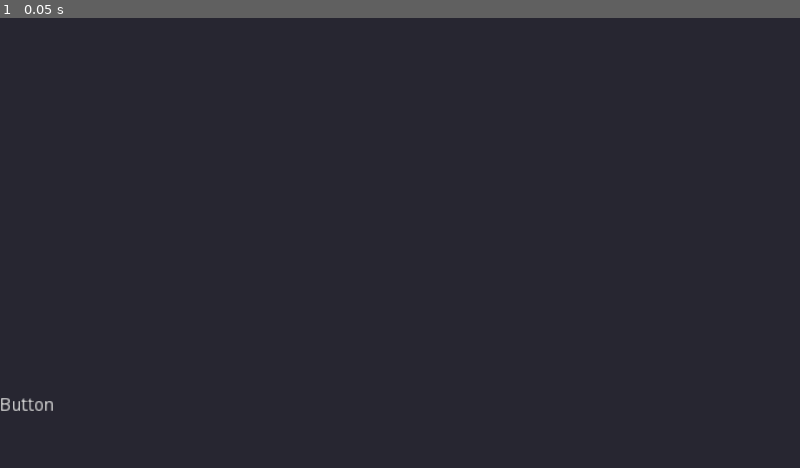
Above: before the commit, frame 1.
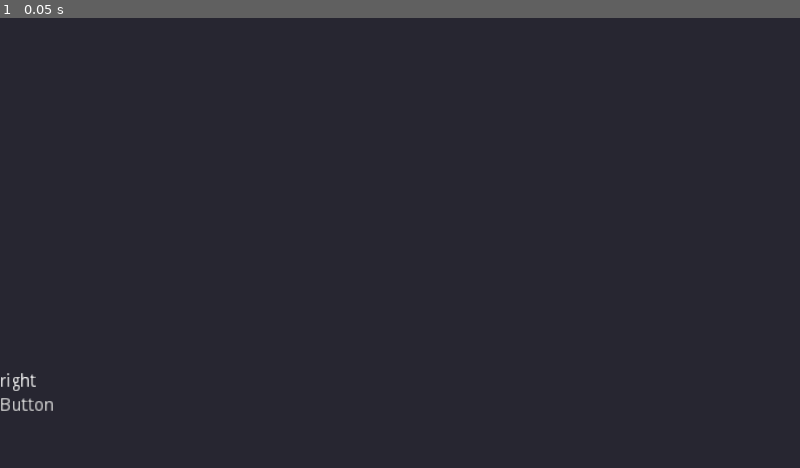
Above: after the commit, the same moment.

Repository: Smartkin/i-wanna-go-through-time-game-jam-edition
Game: Godot game, scene res://Scenes/UI/StyledButtonCheckbox.tscn
Same seed, same stepped clock (60 frames per second), same inputs: the game is played once before the commit and once after it. This scene is started directly instead of the project's main scene. Sound files missing from this copy of the repository are replaced by a short silence.
Inputs:
- Up to frame 1 (0.05 s): no input

The runs differ from the first frame. In frame 1, less than 0.1% of the frame differs, in the area x 0-5%, y 78-83%.

Commit message:
Fixed keybind labels being hidden

Diff:
--- a/Rooms/Options.tscn
+++ b/Rooms/Options.tscn
@@ -48,7 +48,7 @@
 
 [node name="MarginContainer" type="MarginContainer" parent="ScrollContainer"]
 margin_right = 592.0
-margin_bottom = 506.0
+margin_bottom = 665.0
 size_flags_horizontal = 3
 size_flags_vertical = 3
 custom_constants/margin_right = 130
@@ -61,7 +61,7 @@
 margin_left = 130.0
 margin_top = 50.0
 margin_right = 462.0
-margin_bottom = 456.0
+margin_bottom = 615.0
 size_flags_horizontal = 3
 size_flags_vertical = 3
 custom_styles/tab_fg = SubResource( 1 )
@@ -82,16 +82,16 @@
 
 [node name="MusicCheckbox" type="CheckBox" parent="ScrollContainer/MarginContainer/OptionsTabs/MainOptionsTab"]
 margin_right = 332.0
-margin_bottom = 25.0
+margin_bottom = 47.0
 hint_tooltip = "Turn music on/off"
 size_flags_vertical = 3
 text = "Music"
 expand_icon = true
 
 [node name="MasterVolumeContainer" type="HBoxContainer" parent="ScrollContainer/MarginContainer/OptionsTabs/MainOptionsTab"]
-margin_top = 45.0
-margin_right = 332.0
-margin_bottom = 62.0
+margin_top = 67.0
+margin_right = 332.0
+margin_bottom = 84.0
 custom_constants/separation = 10
 
 [node name="MasterVolume" type="Label" parent="ScrollContainer/MarginContainer/OptionsTabs/MainOptionsTab/MasterVolumeContainer"]
@@ -121,9 +121,9 @@
 value = 1.0
 
 [node name="MusicVolumeContainer" type="HBoxContainer" parent="ScrollContainer/MarginContainer/OptionsTabs/MainOptionsTab"]
-margin_top = 82.0
-margin_right = 332.0
-margin_bottom = 99.0
+margin_top = 104.0
+margin_right = 332.0
+margin_bottom = 121.0
 custom_constants/separation = 10
 
 [node name="MusicVolume" type="Label" parent="ScrollContainer/MarginContainer/OptionsTabs/MainOptionsTab/MusicVolumeContainer"]
@@ -152,9 +152,9 @@
 value = 1.0
 
 [node name="SfxVolumeContainer" type="HBoxContainer" parent="ScrollContainer/MarginContainer/OptionsTabs/MainOptionsTab"]
-margin_top = 119.0
-margin_right = 332.0
-margin_bottom = 136.0
+margin_top = 141.0
+margin_right = 332.0
+margin_bottom = 158.0
 custom_constants/separation = 10
 
 [node name="SfxVolume" type="Label" parent="ScrollContainer/MarginContainer/OptionsTabs/MainOptionsTab/SfxVolumeContainer"]
@@ -183,27 +183,27 @@
 value = 1.0
 
 [node name="FullscreenCheckbox" type="CheckBox" parent="ScrollContainer/MarginContainer/OptionsTabs/MainOptionsTab"]
-margin_top = 156.0
-margin_right = 332.0
-margin_bottom = 181.0
+margin_top = 178.0
+margin_right = 332.0
+margin_bottom = 226.0
 hint_tooltip = "Display game in fullscreen"
 size_flags_vertical = 3
 text = "Fullscreen"
 expand_icon = true
 
 [node name="BorderlessCheckbox" type="CheckBox" parent="ScrollContainer/MarginContainer/OptionsTabs/MainOptionsTab"]
-margin_top = 201.0
-margin_right = 332.0
-margin_bottom = 226.0
+margin_top = 246.0
+margin_right = 332.0
+margin_bottom = 294.0
 hint_tooltip = "Remove borders around the window"
 size_flags_vertical = 3
 text = "Borderless"
 expand_icon = true
 
 [node name="VsyncCheckbox" type="CheckBox" parent="ScrollContainer/MarginContainer/OptionsTabs/MainOptionsTab"]
-margin_top = 246.0
-margin_right = 332.0
-margin_bottom = 271.0
+margin_top = 314.0
+margin_right = 332.0
+margin_bottom = 361.0
 hint_tooltip = "Turn on vertical synchronization. Helps with tearing."
 size_flags_vertical = 3
 text = "Vsync"
@@ -225,167 +225,168 @@
 selected = 0
 
 [node name="KeyboardSettings" type="Button" parent="ScrollContainer/MarginContainer/OptionsTabs/MainOptionsTab"]
-margin_top = 291.0
-margin_right = 332.0
-margin_bottom = 316.0
+margin_top = 381.0
+margin_right = 332.0
+margin_bottom = 429.0
 size_flags_vertical = 3
 text = "Keyboard settings"
 align = 0
 
 [node name="ControllerSettings" type="Button" parent="ScrollContainer/MarginContainer/OptionsTabs/MainOptionsTab"]
-margin_top = 336.0
-margin_right = 332.0
-margin_bottom = 361.0
+margin_top = 449.0
+margin_right = 332.0
+margin_bottom = 497.0
 size_flags_vertical = 3
 text = "Controller settings"
 align = 0
 
 [node name="Back" type="Button" parent="ScrollContainer/MarginContainer/OptionsTabs/MainOptionsTab"]
-margin_top = 381.0
-margin_right = 332.0
-margin_bottom = 406.0
+margin_top = 517.0
+margin_right = 332.0
+margin_bottom = 565.0
 size_flags_horizontal = 3
 size_flags_vertical = 3
 text = "Back"
 align = 0
 
 [node name="KeyboardOptionsTab" type="VBoxContainer" parent="ScrollContainer/MarginContainer/OptionsTabs"]
+unique_name_in_owner = true
+anchor_right = 1.0
+anchor_bottom = 1.0
+custom_constants/separation = 20
+script = ExtResource( 12 )
+
+[node name="Left" type="Button" parent="ScrollContainer/MarginContainer/OptionsTabs/KeyboardOptionsTab"]
+margin_right = 332.0
+margin_bottom = 25.0
+size_flags_vertical = 3
+text = "Left"
+align = 0
+script = ExtResource( 9 )
+bind = "left"
+
+[node name="Right" type="Button" parent="ScrollContainer/MarginContainer/OptionsTabs/KeyboardOptionsTab"]
+margin_top = 45.0
+margin_right = 332.0
+margin_bottom = 70.0
+size_flags_vertical = 3
+text = "Right"
+align = 0
+script = ExtResource( 9 )
+bind = "right"
+
+[node name="Up" type="Button" parent="ScrollContainer/MarginContainer/OptionsTabs/KeyboardOptionsTab"]
+margin_top = 90.0
+margin_right = 332.0
+margin_bottom = 115.0
+size_flags_vertical = 3
+text = "Up"
+align = 0
+script = ExtResource( 9 )
+bind = "up"
+
+[node name="Down" type="Button" parent="ScrollContainer/MarginContainer/OptionsTabs/KeyboardOptionsTab"]
+margin_top = 135.0
+margin_right = 332.0
+margin_bottom = 160.0
+size_flags_vertical = 3
+text = "Down"
+align = 0
+script = ExtResource( 9 )
+bind = "down"
+
+[node name="Jump" type="Button" parent="ScrollContainer/MarginContainer/OptionsTabs/KeyboardOptionsTab"]
+margin_top = 180.0
+margin_right = 332.0
+margin_bottom = 205.0
+size_flags_vertical = 3
+text = "Jump"
+align = 0
+script = ExtResource( 9 )
+bind = "jump"
+
+[node name="Dash" type="Button" parent="ScrollContainer/MarginContainer/OptionsTabs/KeyboardOptionsTab"]
+margin_top = 225.0
+margin_right = 332.0
+margin_bottom = 250.0
+size_flags_vertical = 3
+text = "Dash"
+align = 0
+script = ExtResource( 9 )
+bind = "dash"
+
+[node name="Shoot" type="Button" parent="ScrollContainer/MarginContainer/OptionsTabs/KeyboardOptionsTab"]
+margin_top = 270.0
+margin_right = 332.0
+margin_bottom = 295.0
+size_flags_vertical = 3
+text = "Shoot"
+align = 0
+script = ExtResource( 9 )
+bind = "shoot"
+
+[node name="Restart" type="Button" parent="ScrollContainer/MarginContainer/OptionsTabs/KeyboardOptionsTab"]
+margin_top = 315.0
+margin_right = 332.0
+margin_bottom = 340.0
+size_flags_vertical = 3
+text = "Restart"
+align = 0
+script = ExtResource( 9 )
+bind = "restart"
+
+[node name="Skip" type="Button" parent="ScrollContainer/MarginContainer/OptionsTabs/KeyboardOptionsTab"]
+margin_top = 360.0
+margin_right = 332.0
+margin_bottom = 385.0
+size_flags_vertical = 3
+text = "Skip"
+align = 0
+script = ExtResource( 9 )
+bind = "skip"
+
+[node name="Suicide" type="Button" parent="ScrollContainer/MarginContainer/OptionsTabs/KeyboardOptionsTab"]
+margin_top = 405.0
+margin_right = 332.0
+margin_bottom = 430.0
+size_flags_vertical = 3
+text = "Suicide"
+align = 0
+script = ExtResource( 9 )
+bind = "suicide"
+
+[node name="Pause" type="Button" parent="ScrollContainer/MarginContainer/OptionsTabs/KeyboardOptionsTab"]
+margin_top = 450.0
+margin_right = 332.0
+margin_bottom = 475.0
+size_flags_vertical = 3
+text = "Pause"
+align = 0
+script = ExtResource( 9 )
+bind = "pause"
+
+[node name="ResetControls" type="Button" parent="ScrollContainer/MarginContainer/OptionsTabs/KeyboardOptionsTab"]
+margin_top = 495.0
+margin_right = 332.0
+margin_bottom = 520.0
+size_flags_vertical = 3
+text = "Reset controls"
+align = 0
+
+[node name="BackKeyboard" type="Button" parent="ScrollContainer/MarginContainer/OptionsTabs/KeyboardOptionsTab"]
+margin_top = 540.0
+margin_right = 332.0
+margin_bottom = 565.0
+size_flags_vertical = 3
+text = "Back"
+align = 0
+
+[node name="ControllerOptionsTab" type="VBoxContainer" parent="ScrollContainer/MarginContainer/OptionsTabs"]
 unique_name_in_owner = true
 visible = false
 anchor_right = 1.0
 anchor_bottom = 1.0
-script = ExtResource( 12 )
-
-[node name="Left" type="Button" parent="ScrollContainer/MarginContainer/OptionsTabs/KeyboardOptionsTab"]
-margin_right = 640.0
-margin_bottom = 24.0
-size_flags_vertical = 3
-text = "Left"
-align = 0
-script = ExtResource( 9 )
-bind = "left"
-
-[node name="Right" type="Button" parent="ScrollContainer/MarginContainer/OptionsTabs/KeyboardOptionsTab"]
-margin_top = 28.0
-margin_right = 640.0
-margin_bottom = 52.0
-size_flags_vertical = 3
-text = "Right"
-align = 0
-script = ExtResource( 9 )
-bind = "right"
-
-[node name="Up" type="Button" parent="ScrollContainer/MarginContainer/OptionsTabs/KeyboardOptionsTab"]
-margin_top = 56.0
-margin_right = 640.0
-margin_bottom = 80.0
-size_flags_vertical = 3
-text = "Up"
-align = 0
-script = ExtResource( 9 )
-bind = "up"
-
-[node name="Down" type="Button" parent="ScrollContainer/MarginContainer/OptionsTabs/KeyboardOptionsTab"]
-margin_top = 84.0
-margin_right = 640.0
-margin_bottom = 108.0
-size_flags_vertical = 3
-text = "Down"
-align = 0
-script = ExtResource( 9 )
-bind = "down"
-
-[node name="Jump" type="Button" parent="ScrollContainer/MarginContainer/OptionsTabs/KeyboardOptionsTab"]
-margin_top = 112.0
-margin_right = 640.0
-margin_bottom = 136.0
-size_flags_vertical = 3
-text = "Jump"
-align = 0
-script = ExtResource( 9 )
-bind = "jump"
-
-[node name="Dash" type="Button" parent="ScrollContainer/MarginContainer/OptionsTabs/KeyboardOptionsTab"]
-margin_top = 140.0
-margin_right = 640.0
-margin_bottom = 164.0
-size_flags_vertical = 3
-text = "Dash"
-align = 0
-script = ExtResource( 9 )
-bind = "dash"
-
-[node name="Shoot" type="Button" parent="ScrollContainer/MarginContainer/OptionsTabs/KeyboardOptionsTab"]
-margin_top = 168.0
-margin_right = 640.0
-margin_bottom = 192.0
-size_flags_vertical = 3
-text = "Shoot"
-align = 0
-script = ExtResource( 9 )
-bind = "shoot"
-
-[node name="Restart" type="Button" parent="ScrollContainer/MarginContainer/OptionsTabs/KeyboardOptionsTab"]
-margin_top = 196.0
-margin_right = 640.0
-margin_bottom = 220.0
-size_flags_vertical = 3
-text = "Restart"
-align = 0
-script = ExtResource( 9 )
-bind = "restart"
-
-[node name="Skip" type="Button" parent="ScrollContainer/MarginContainer/OptionsTabs/KeyboardOptionsTab"]
-margin_top = 224.0
-margin_right = 640.0
-margin_bottom = 248.0
-size_flags_vertical = 3
-text = "Skip"
-align = 0
-script = ExtResource( 9 )
-bind = "skip"
-
-[node name="Suicide" type="Button" parent="ScrollContainer/MarginContainer/OptionsTabs/KeyboardOptionsTab"]
-margin_top = 252.0
-margin_right = 640.0
-margin_bottom = 276.0
-size_flags_vertical = 3
-text = "Suicide"
-align = 0
-script = ExtResource( 9 )
-bind = "suicide"
-
-[node name="Pause" type="Button" parent="ScrollContainer/MarginContainer/OptionsTabs/KeyboardOptionsTab"]
-margin_top = 280.0
-margin_right = 640.0
-margin_bottom = 304.0
-size_flags_vertical = 3
-text = "Pause"
-align = 0
-script = ExtResource( 9 )
-bind = "pause"
-
-[node name="ResetControls" type="Button" parent="ScrollContainer/MarginContainer/OptionsTabs/KeyboardOptionsTab"]
-margin_top = 308.0
-margin_right = 640.0
-margin_bottom = 332.0
-size_flags_vertical = 3
-text = "Reset controls"
-align = 0
-
-[node name="BackKeyboard" type="Button" parent="ScrollContainer/MarginContainer/OptionsTabs/KeyboardOptionsTab"]
-margin_top = 336.0
-margin_right = 640.0
-margin_bottom = 360.0
-size_flags_vertical = 3
-text = "Back"
-align = 0
-
-[node name="ControllerOptionsTab" type="VBoxContainer" parent="ScrollContainer/MarginContainer/OptionsTabs"]
-unique_name_in_owner = true
-visible = false
-anchor_right = 1.0
-anchor_bottom = 1.0
+custom_constants/separation = 20
 script = ExtResource( 14 )
 
 [node name="Left" type="Button" parent="ScrollContainer/MarginContainer/OptionsTabs/ControllerOptionsTab"]
--- a/Scripts/UI/StyledButtonCheckbox.gd
+++ b/Scripts/UI/StyledButtonCheckbox.gd
@@ -12,14 +12,15 @@
 	toggle_lbl.name = "toggle_lbl"
 	toggle_lbl.theme = theme
 	toggle_lbl.add_font_override("font", get_font("font"))
+	toggle_lbl.add_constant_override("shadow_offset_y", 0)
 	toggle_lbl.size_flags_horizontal = SIZE_EXPAND_FILL
 	toggle_lbl.size_flags_vertical = SIZE_EXPAND_FILL
 	toggle_lbl.align = toggle_lbl.ALIGN_RIGHT
 	toggle_lbl.valign = toggle_lbl.VALIGN_CENTER
 	toggle_lbl.text = right_lbl
 	prev_right_lbl = right_lbl
-	toggle_lbl.margin_left = margin_left
-	toggle_lbl.margin_right = margin_right
+#	toggle_lbl.margin_left = margin_left
+#	toggle_lbl.margin_right = margin_right
 
 func _process(delta: float) -> void:
 	if (prev_right_lbl != right_lbl):
